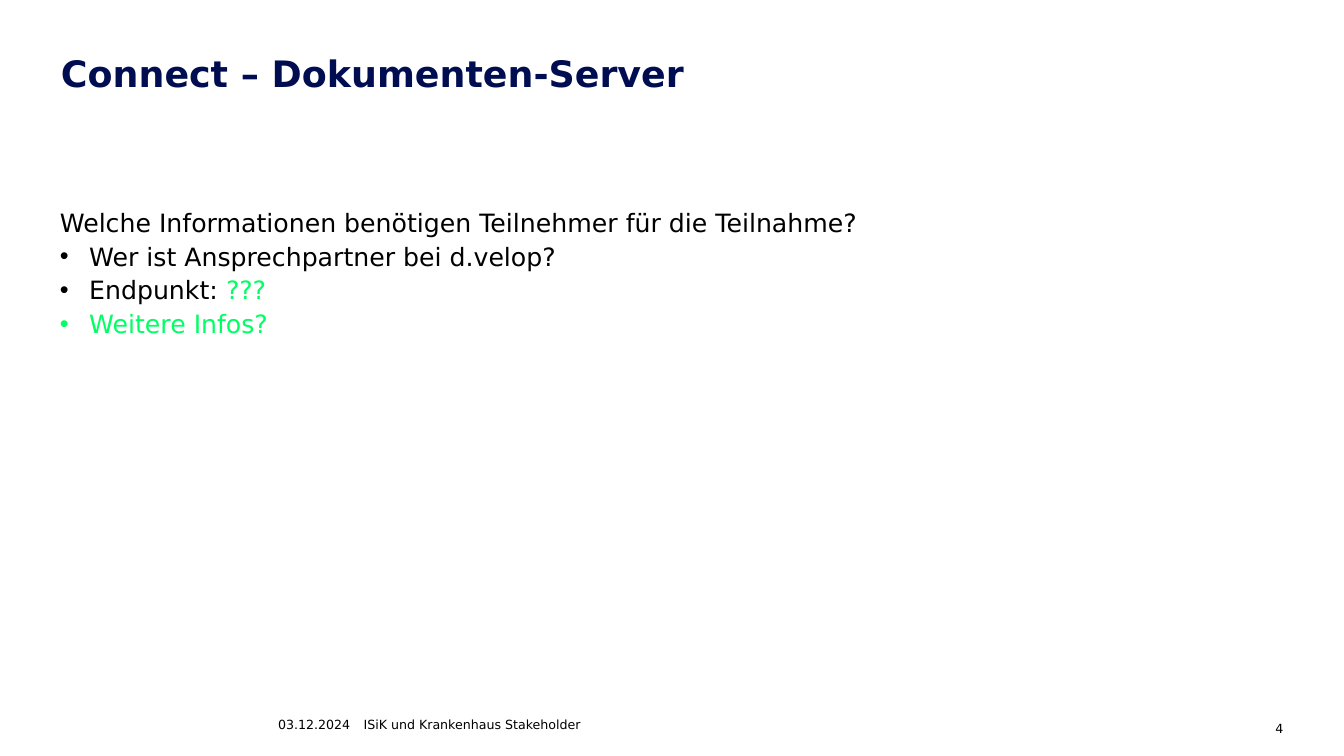
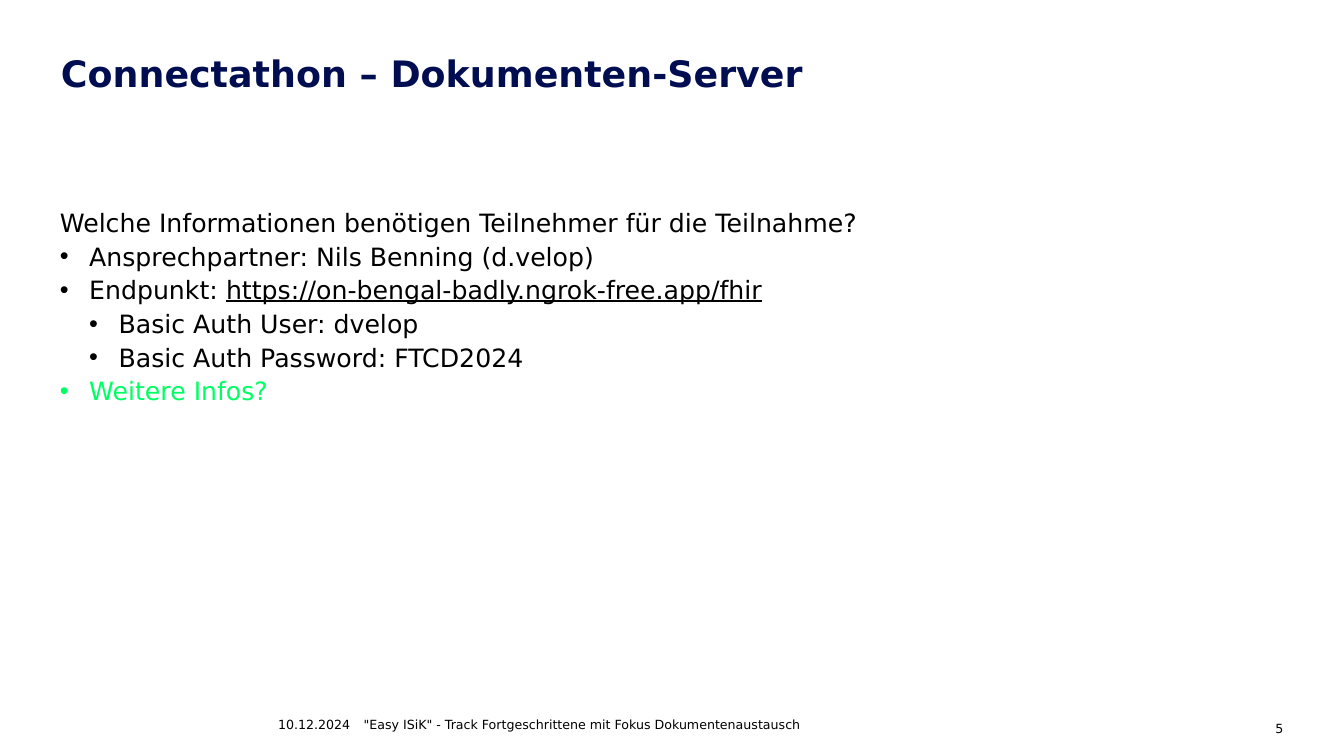
Before and after one commit to gematik/Spec-ISiK-Basismodul, a slide deck: slide 5 of Aufgabenstellung Connectathon Köln/Track-Fortgeschrittene/ISIK-Köln-Track-Fortgeschrittene.pptx (slide 4 before the commit). Drawn at 1344x756 pixels with LibreOffice and Linux fonts; fonts in the diff are those of the drawing; background and template pictures are left out. Boxes give left, top, right and bottom in pixels: in the first picture for what was removed or moved away, otherwise in the second. Text is boxed around its words. In the diff, an @@ line names an element or a change of style, - is before the commit and + after.

```diff
--- a/Aufgabenstellung Connectathon Köln/Track-Fortgeschrittene/ISIK-Köln-Track-Fortgeschrittene.pptx
+++ b/Aufgabenstellung Connectathon Köln/Track-Fortgeschrittene/ISIK-Köln-Track-Fortgeschrittene.pptx
@@ title at (x1=61, y1=59, x2=803, y2=88): text changed @@
-Connect – Dokumenten-Server
+Connectathon – Dokumenten-Server
@@ text at (x1=89, y1=247, x2=762, y2=368): text changed @@
-  • Wer ist Ansprechpartner bei d.velop?
-  • Endpunkt: ???
+  • Ansprechpartner: Nils Benning (d.velop)
+  • Endpunkt: https://on-bengal-badly.ngrok-free.app/fhir
+    • Basic Auth User: dvelop
+    • Basic Auth Password: FTCD2024
@@ text at (x1=278, y1=719, x2=350, y2=729): text changed @@
-03.12.2024
+10.12.2024
@@ text at (x1=364, y1=719, x2=801, y2=732): text changed @@
-ISiK und Krankenhaus Stakeholder
+"Easy ISiK" - Track Fortgeschrittene mit Fokus Dokumentenaustausch
@@ page number at (x1=1275, y1=723, x2=1283, y2=734): text changed @@
-4
+5
```
Also in this commit, not shown: 8 other slides changed, 4 slides added, 1 other file.
